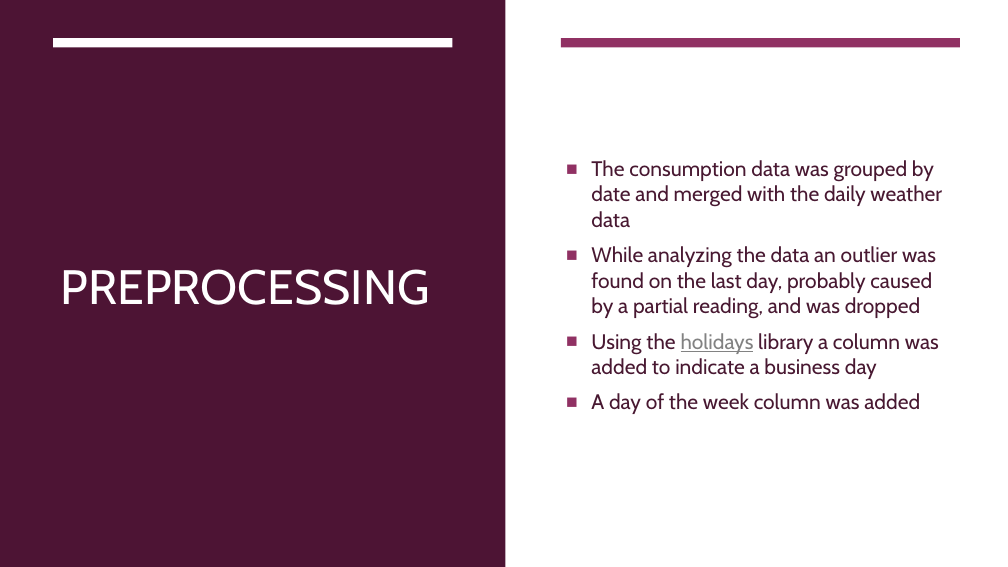
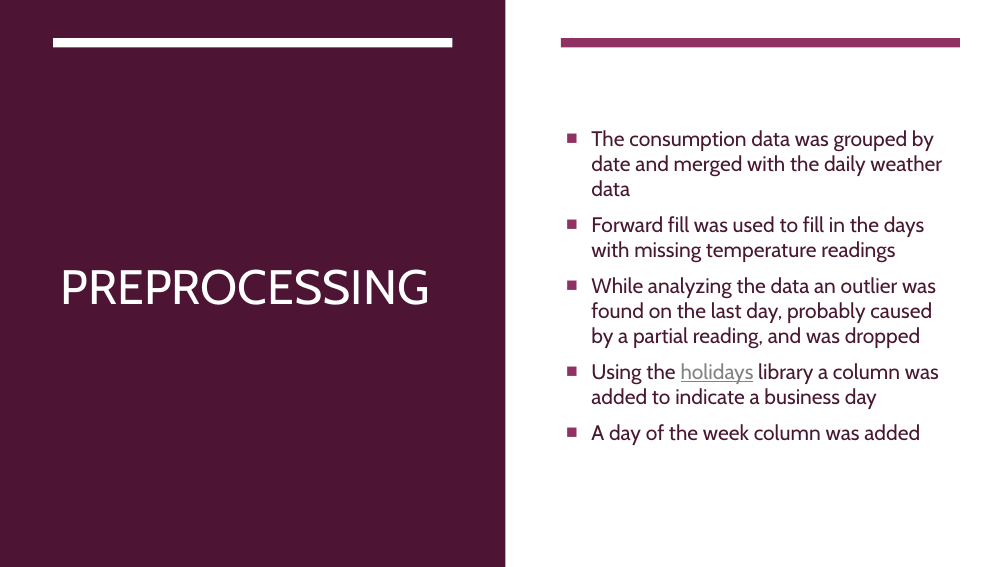
Before and after one commit to rudymalhi/data-science-course-final-project, a slide deck: slide 3 of Energy Consumtion Presentation.pptx. Drawn at 1008x567 pixels with LibreOffice and Linux fonts; fonts in the diff are those of the drawing. Boxes give left, top, right and bottom in pixels: in the first picture for what was removed or moved away, otherwise in the second. Text is boxed around its words. In the diff, an @@ line names an element or a change of style, - is before the commit and + after.

```diff
--- a/Energy Consumtion Presentation.pptx
+++ b/Energy Consumtion Presentation.pptx
@@ text at bbox=[591, 216, 925, 263]: paragraph added @@
+■ Forward fill was used to fill in the days with missing temperature readings
```
Also in this commit, not shown: 1 other slide changed, 3 slides added, 2 slides removed.
